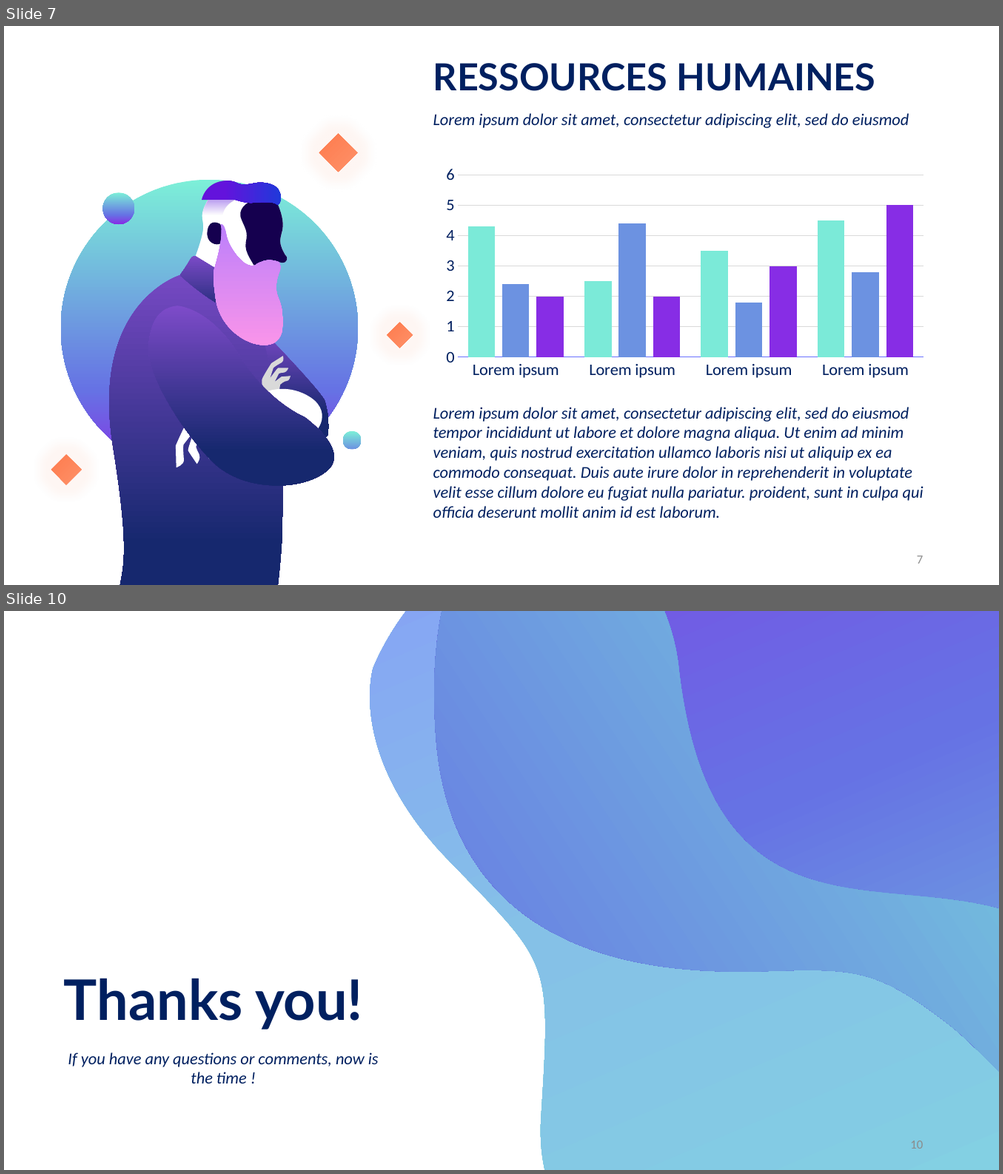
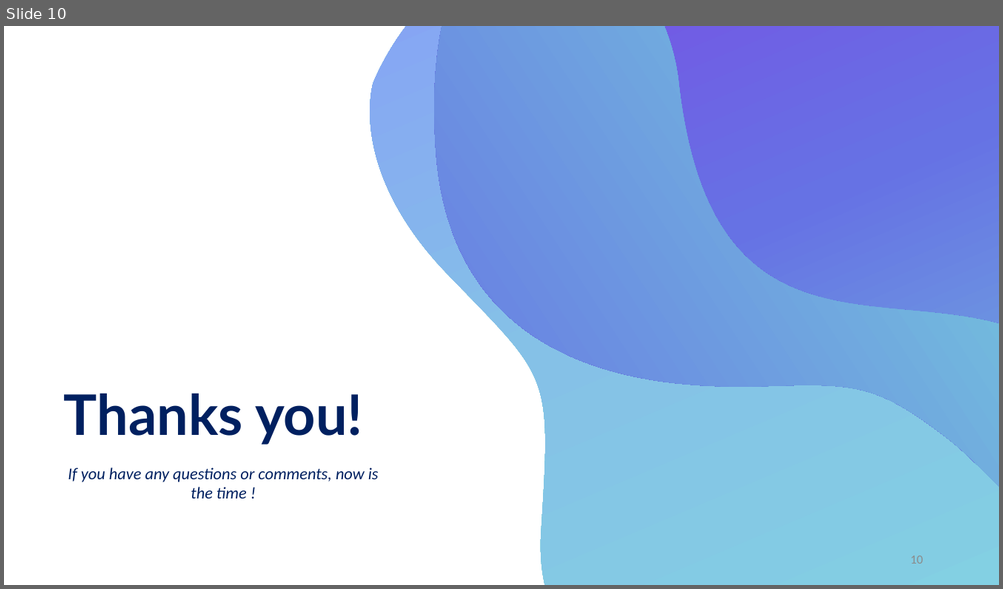
Before and after one commit to alebegge/techtalks, a slide deck: Zero_knowledge_proof.pptx. Shown one above the other, each under a label of ours: slides 7 and 10 before the commit, slide 10 after it; the slides between them are not shown. The pictures are 1003x1174 and 1003x589 pixels, drawn with LibreOffice and Linux fonts; fonts in the diff are those of the drawing. Boxes give left, top, right and bottom in pixels: in the first picture for what was removed or moved away, otherwise in the second. Text is boxed around its words. In the diff, an @@ line names an element or a change of style, - is before the commit and + after.

```diff
--- a/Zero_knowledge_proof.pptx
+++ b/Zero_knowledge_proof.pptx
@@ slide 7 removed at [4, 26, 999, 585], background #FFFFFF @@
@@ text removed at [433, 63, 875, 91] @@
-RESSOURCES HUMAINES
@@ text removed at [433, 113, 909, 128] @@
-Lorem ipsum dolor sit amet, consectetur adipiscing elit, sed do eiusmod
@@ group removed at [51, 133, 413, 585]: 13 freeform shapes, 3 ellipses, 3 diamonds @@
@@ column chart removed at [433, 166, 936, 380] @@
-categories: Lorem ipsum, Lorem ipsum, Lorem ipsum, Lorem ipsum
-Series 1: 4.3, 2.5, 3.5, 4.5
-Series 2: 2.4, 4.4, 1.8, 2.8
-Series 3: 2, 2, 3, 5
@@ text removed at [433, 407, 923, 518] @@
-Lorem ipsum dolor sit amet, consectetur adipiscing elit, sed do eiusmod tempor incididunt ut labore et dolore magna aliqua. Ut enim ad minim veniam, quis nostrud exercitation ullamco laboris nisi ut aliquip ex ea commodo consequat. Duis aute irure dolor in reprehenderit in voluptate velit esse cillum dolore eu fugiat nulla pariatur. proident, sunt in culpa qui officia deserunt mollit anim id est laborum.
@@ page number removed at [916, 556, 922, 564] @@
-7
```
Also in this commit, not shown: 3 slides changed, 6 slides added, 7 other slides removed, 2 other files.
